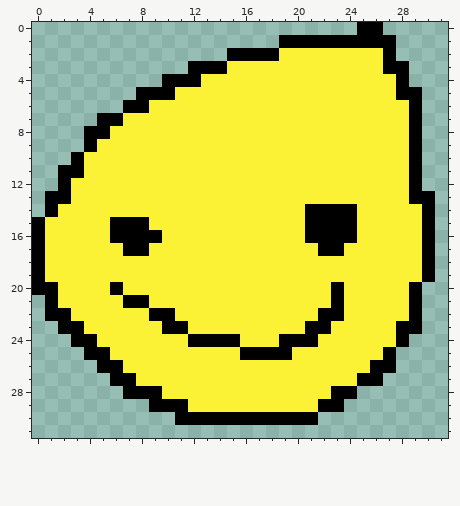
Two states of a pixel-art file, test.ase. The picture above was drawn from the file before the commit.
32x32 pixels, 1 frame.
Once edited:
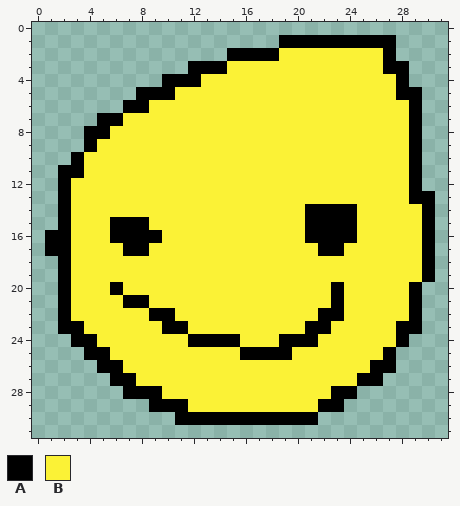
Palette (. is transparent): A #000000  B #fbf236
Diff:
--- layer "Super dope layer"
@@ x 23..28 @@
- 0 ..AA..
+ 0 ......
  1 AAAAA.
@@ x 0..4 @@
 12 ..ABB
-13 .AABB
-14 .ABBB
-15 ABBBB
-16 ABBBB
-17 ABBBB
-18 ABBBB
-19 ABBBB
-20 AABBB
-21 .ABBB
-22 .AABB
+13 ..ABB
+14 ..ABB
+15 ..ABB
+16 .AABB
+17 .AABB
+18 ..ABB
+19 ..ABB
+20 ..ABB
+21 ..ABB
+22 ..ABB
 23 ..AAB
Pixel boxes of the changes (left, top, right, bottom) in both pictures:
erased: (357, 22, 383, 35)
changed: (32, 191, 71, 321)
